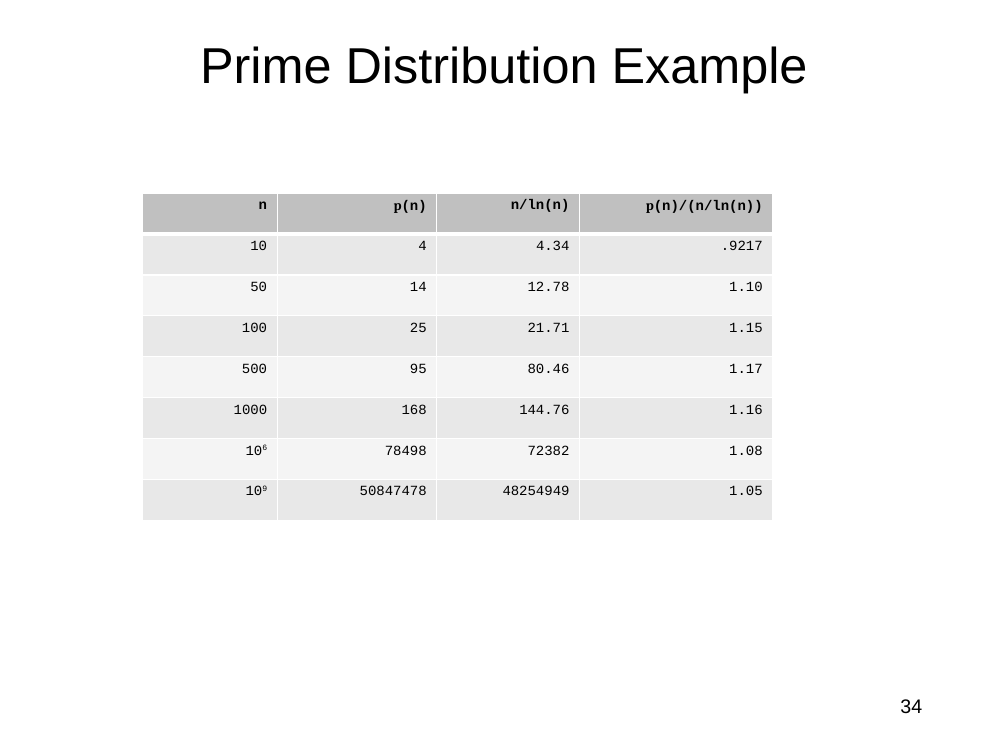
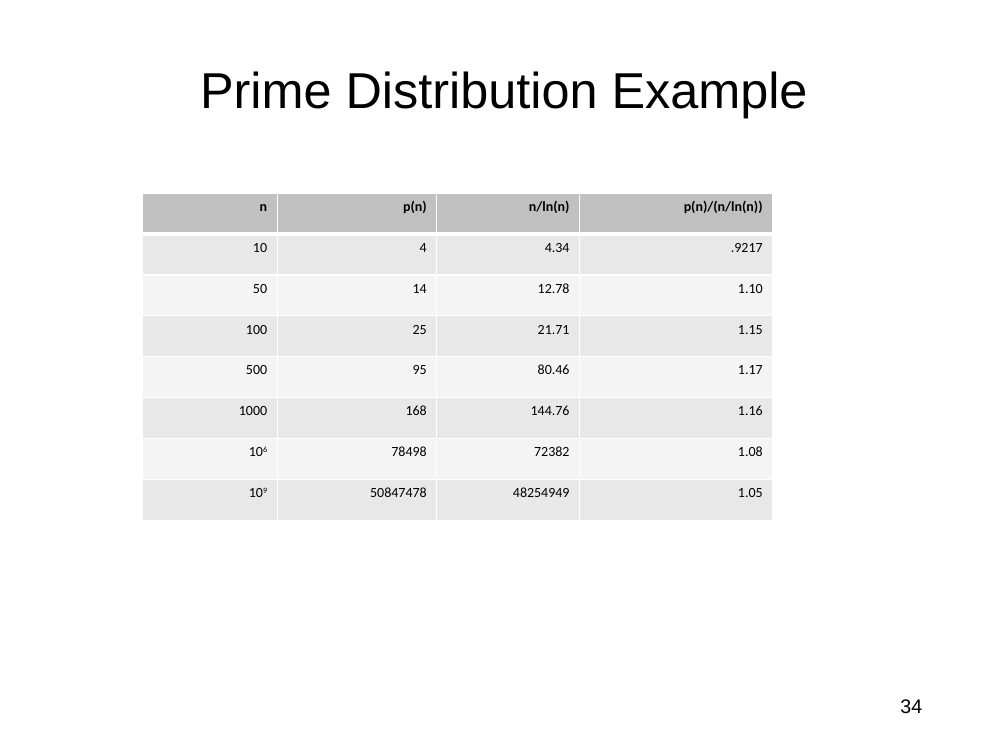
Before and after one commit to jlmucb/class_notes, a slide deck: slide 34 of BerkeleyClass/CS290Spring2013/Lectures/Cryptoclass7.pptx. Drawn at 1008x756 pixels with LibreOffice and Linux fonts; fonts in the diff are those of the drawing. Boxes give left, top, right and bottom in pixels: in the first picture for what was removed or moved away, otherwise in the second. Text is boxed around its words. In the diff, an @@ line names an element or a change of style, - is before the commit and + after.

```diff
--- a/BerkeleyClass/CS290Spring2013/Lectures/Cryptoclass7.pptx
+++ b/BerkeleyClass/CS290Spring2013/Lectures/Cryptoclass7.pptx
@@ title "Prime Distribution Example": place and size @@
-title "Prime Distribution Example" at <box>200,46,808,93</box>
+title "Prime Distribution Example" at <box>200,71,808,118</box>
@@ table at <box>143,194,773,520</box> @@
@@ font Courier New to Calibri @@
@@ font Cambria to Calibri in "p(n)", "p(n)/(n/ln(n))" @@
```
Also in this commit, not shown: 47 other slides changed, 1 slide added, 1 slide removed, 19 other files.
